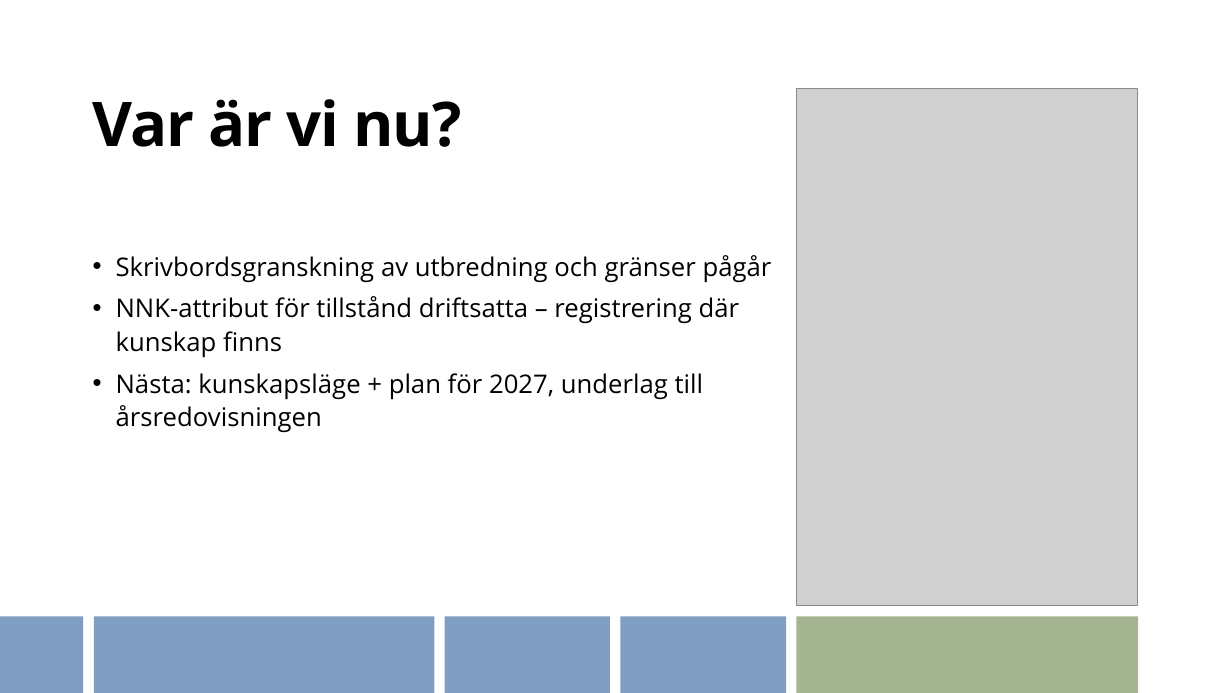
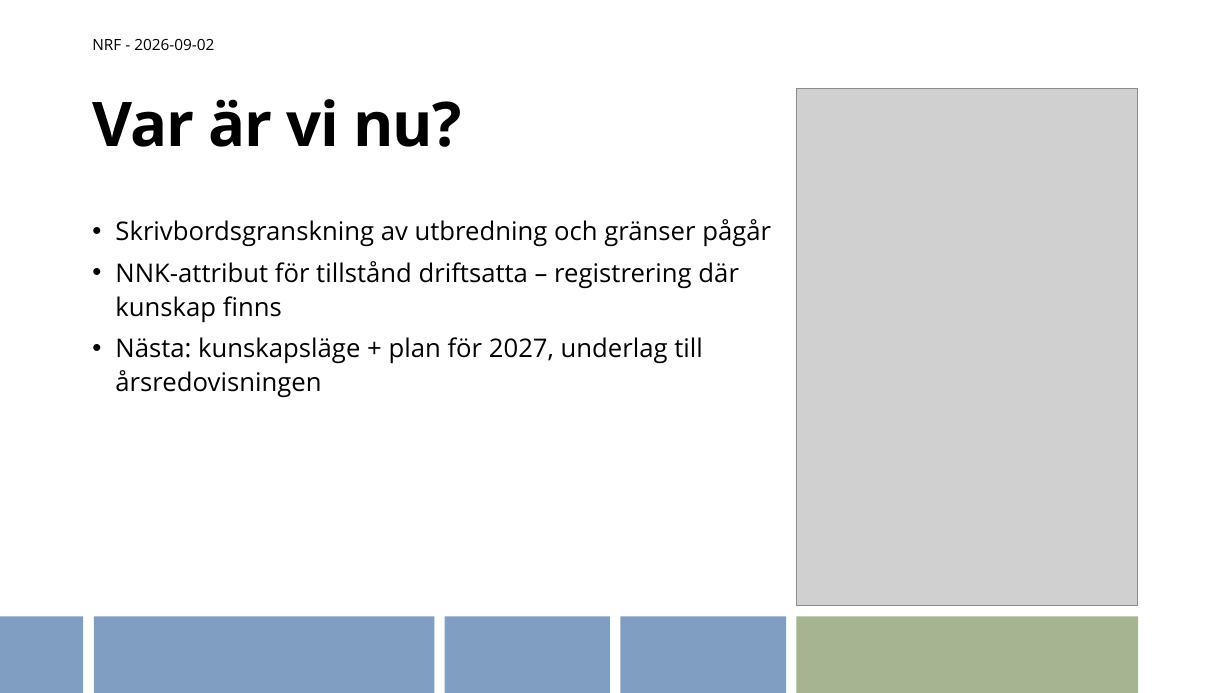
Before and after one commit to ulfboge/lansstyrelsen-nrr, a slide deck: slide 8 of docs/nrf-presentation-v2.pptx. Drawn at 1232x693 pixels with LibreOffice and Linux fonts; fonts in the diff are those of the drawing; grey boxes stand for pictures; background and template pictures are left out. Boxes give left, top, right and bottom in pixels: in the first picture for what was removed or moved away, otherwise in the second. Text is boxed around its words. In the diff, an @@ line names an element or a change of style, - is before the commit and + after.

```diff
--- a/docs/nrf-presentation-v2.pptx
+++ b/docs/nrf-presentation-v2.pptx
@@ text added at [92,39,214,50], 12 pt, text #000000 @@
+NRF - 2026-09-02
@@ text "Skrivbordsgranskning av utbredning och gränser ...": place and size @@
-text "Skrivbordsgranskning av utbredning och gränser ..." at [116,255,772,433]
+text "Skrivbordsgranskning av utbredning och gränser ..." at [115,219,771,398]
```
Also in this commit, not shown: 10 other slides changed.
